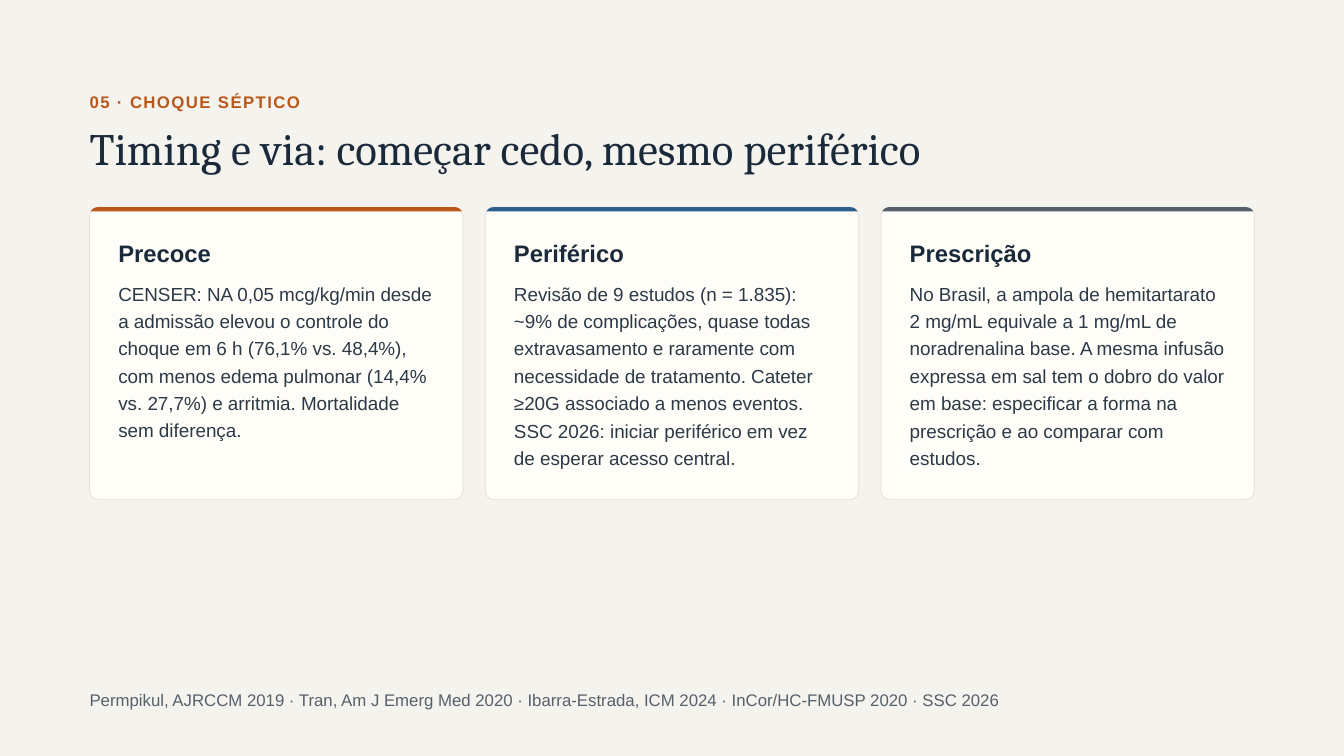
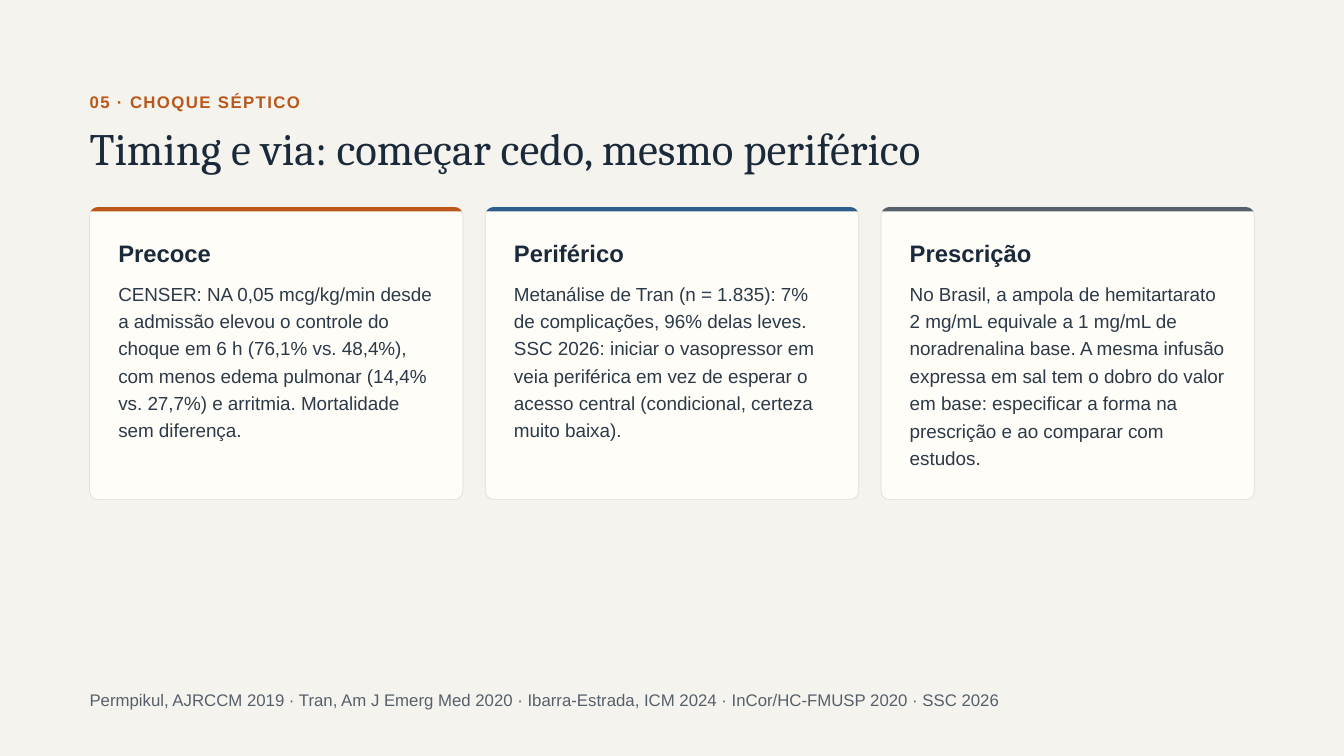
Before and after one commit to brunomoraesdubois-bit/Bruno, a slide deck: slide 18 of apresentacao/Aminas_Vasoativas.pptx. Drawn at 1344x756 pixels with LibreOffice and Linux fonts; fonts in the diff are those of the drawing. Boxes give left, top, right and bottom in pixels: in the first picture for what was removed or moved away, otherwise in the second. Text is boxed around its words. In the diff, an @@ line names an element or a change of style, - is before the commit and + after.

```diff
--- a/apresentacao/Aminas_Vasoativas.pptx
+++ b/apresentacao/Aminas_Vasoativas.pptx
@@ text at [514,287,814,441]: text changed @@
-Revisão de 9 estudos (n = 1.835): ~9% de complicações, quase todas extravasamento e raramente com necessidade de tratamento. Cateter ≥20G associado a menos eventos. SSC 2026: iniciar periférico em vez de esperar acesso central.
+Metanálise de Tran (n = 1.835): 7% de complicações, 96% delas leves. SSC 2026: iniciar o vasopressor em veia periférica em vez de esperar o acesso central (condicional, certeza muito baixa).
```
Also in this commit, not shown: 3 other files.
